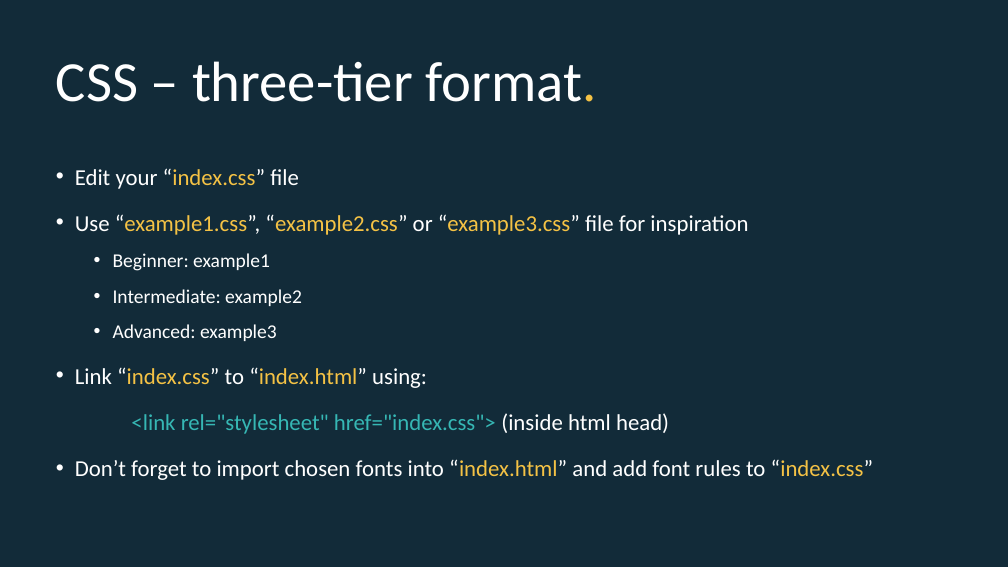
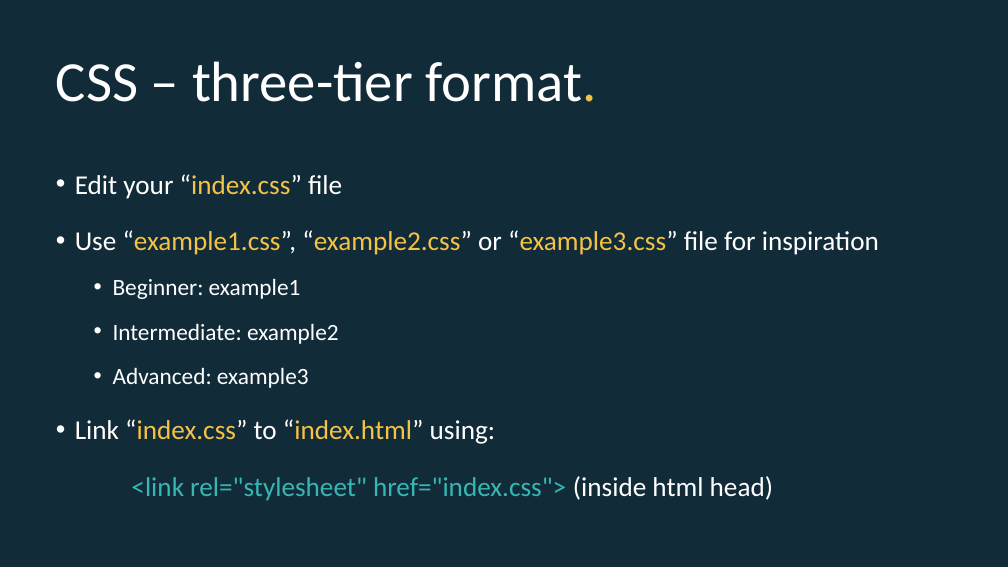
Before and after one commit to EconomicsObservatory/courses, a slide deck: slide 20 of 2/2_Building_your_first_website.pptx. Drawn at 1008x567 pixels with LibreOffice and Linux fonts; fonts in the diff are those of the drawing. Boxes give left, top, right and bottom in pixels: in the first picture for what was removed or moved away, otherwise in the second. Text is boxed around its words. In the diff, an @@ line names an element or a change of style, - is before the commit and + after.

Commit message:
Final Slide Tweaks
Remove STATA loops + if/else
Remove imported fonts mention

```diff
--- a/2/2_Building_your_first_website.pptx
+++ b/2/2_Building_your_first_website.pptx
@@ text "Edit your “index.css” file" at [75,174,879,501]: size 21.7 to 25.9 pt in "Edit your “index.css” file", "Use “example1.css”, “example2.css” or “example3.css” file fo ...", "Link “index.css” to “index.html” using:", "<link rel="stylesheet" href="index.css"> (inside html head)"; size 18.6 to 22.2 pt in "Beginner: example1", "Intermediate: example2", "Advanced: example3"; line spacing 1.3 to 1.4 @@
@@ text at [75,459,874,480]: paragraph removed @@
-• Don’t forget to import chosen fonts into “index.html” and add font rules to “index.css”
```
